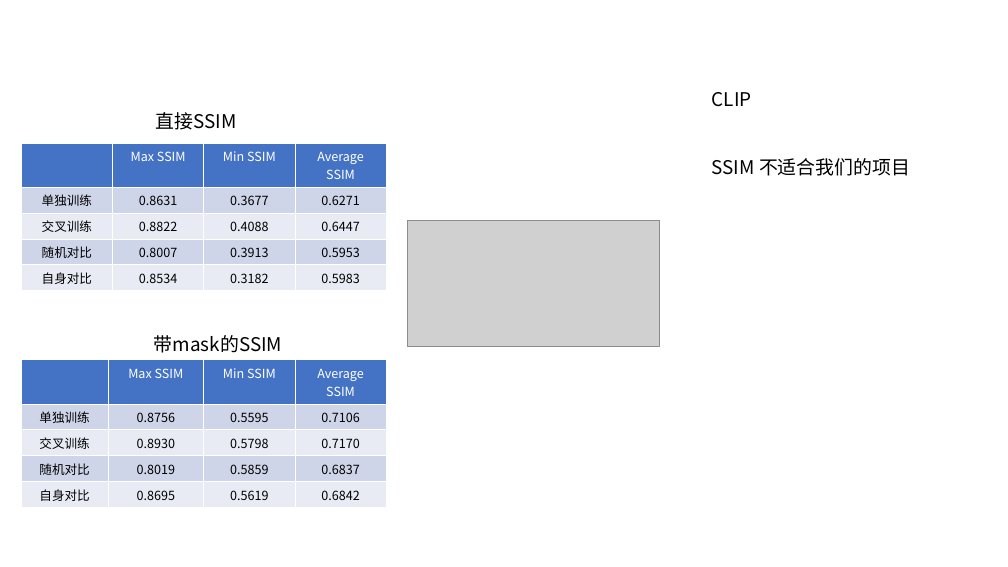
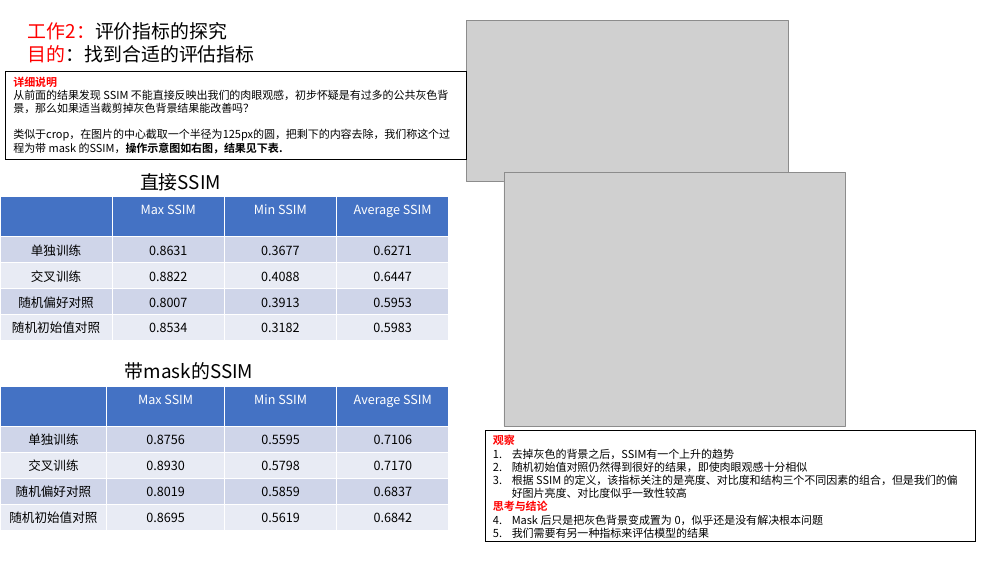
Before and after one commit to Kurisuzzz/LearnEveryDay, a slide deck: slide 3 of work/231229_进展汇报.pptx. Drawn at 1008x567 pixels with LibreOffice and Linux fonts; fonts in the diff are those of the drawing; grey boxes stand for pictures. Boxes give left, top, right and bottom in pixels: in the first picture for what was removed or moved away, otherwise in the second. Text is boxed around its words. In the diff, an @@ line names an element or a change of style, - is before the commit and + after.

```diff
--- a/work/231229_进展汇报.pptx
+++ b/work/231229_进展汇报.pptx
@@ text added at (28,22,255,63), 18 pt, text #000000 @@
+工作2：评价指标的探究
+目的：找到合适的评估指标
@@ picture: place and size @@
-picture at (408,220,660,346)
+picture at (467,20,789,181)
@@ rectangle added at (6,71,467,159), outline #000000 0.75 pt, 10.5 pt, text #000000 @@
+详细说明
+从前面的结果发现 SSIM 不能直接反映出我们的肉眼观感，初步怀疑是有过多的公共灰色背景，那么如果适当裁剪掉灰色背景结果能改善吗？
+类似于crop，在图片的中心截取一个半径为125px的圆，把剩下的内容去除，我们称这个过程为带 mask 的SSIM，操作示意图如右图，结果见下表.
@@ text removed at (712,92,910,176) @@
-CLIP
-SSIM 不适合我们的项目
@@ text "直接SSIM": place and size @@
-text "直接SSIM" at (156,112,237,130)
+text "直接SSIM" at (140,173,221,191)
@@ picture added at (504,173,846,426) @@
@@ table at (0,197,448,337) @@
-row 4, column 1: 随机对比
+row 4, column 1: 随机偏好对照
-row 5, column 1: 自身对比
+row 5, column 1: 随机初始值对照
@@ table: place and size @@
-table at (21,143,387,288)
+table at (0,197,448,337)
@@ text "带mask的SSIM": place and size @@
-text "带mask的SSIM" at (154,335,282,353)
+text "带mask的SSIM" at (125,362,253,380)
@@ table at (0,386,448,527) @@
-row 4, column 1: 随机对比
+row 4, column 1: 随机偏好对照
-row 5, column 1: 自身对比
+row 5, column 1: 随机初始值对照
@@ table: place and size @@
-table at (21,360,387,505)
+table at (0,386,448,527)
@@ rectangle added at (485,430,975,542), outline #000000 0.75 pt, 10.5 pt, text #000000 @@
+观察
+1. 去掉灰色的背景之后，SSIM有一个上升的趋势
+2. 随机初始值对照仍然得到很好的结果，即使肉眼观感十分相似
+3. 根据 SSIM 的定义，该指标关注的是亮度、对比度和结构三个不同因素的组合，但是我们的偏好图片亮度、对比度似乎一致性较高
+思考与结论
+1. Mask 后只是把灰色背景变成置为 0，似乎还是没有解决根本问题
+2. 我们需要有另一种指标来评估模型的结果
```
Also in this commit, not shown: 1 other slide changed, 2 slides added, 1 slide removed, 2 other files.
